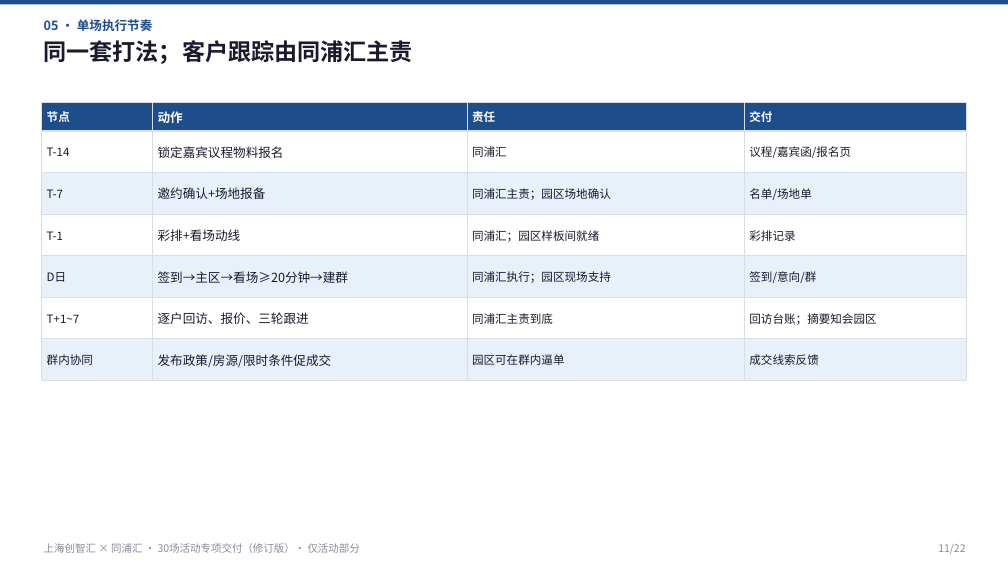
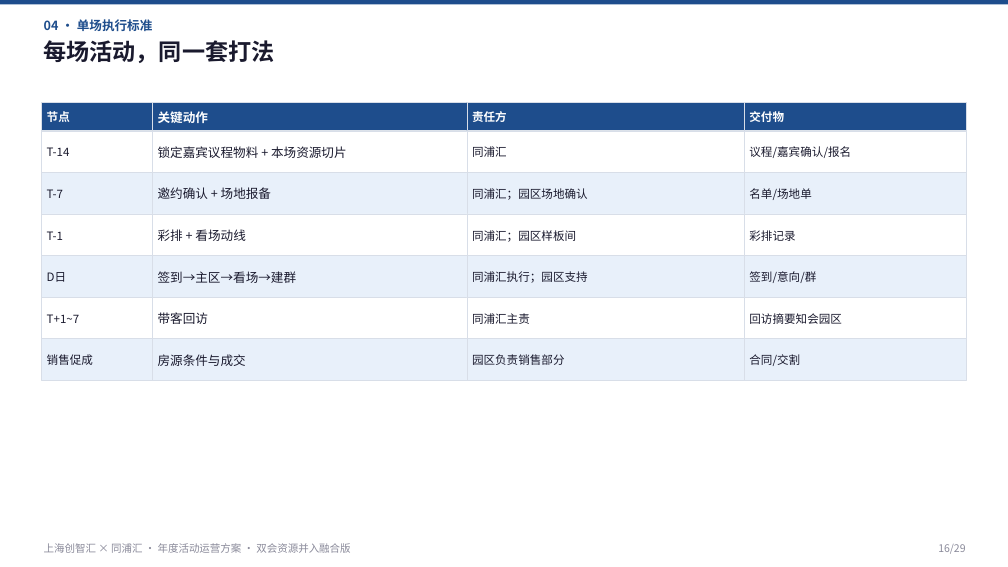
Before and after one commit to hujigang2010-maker/AIDEN, a slide deck: slide 16 of proposal/创智汇年度活动运营方案-融合版.pptx (slide 11 before the commit). Drawn at 1008x567 pixels with LibreOffice and Linux fonts; fonts in the diff are those of the drawing. Boxes give left, top, right and bottom in pixels: in the first picture for what was removed or moved away, otherwise in the second. Text is boxed around its words. In the diff, an @@ line names an element or a change of style, - is before the commit and + after.

```diff
--- a/proposal/创智汇年度活动运营方案-融合版.pptx
+++ b/proposal/创智汇年度活动运营方案-融合版.pptx
@@ text at (44, 19, 153, 31): text changed @@
-05 · 单场执行节奏
+04 · 单场执行标准
@@ text at (44, 40, 275, 63): text changed @@
-同一套打法；客户跟踪由同浦汇主责
+每场活动，同一套打法
@@ text at (158, 111, 208, 123): text changed @@
-动作
+关键动作
@@ text at (472, 111, 507, 122): text changed @@
-责任
+责任方
@@ text at (749, 111, 784, 122): text changed @@
-交付
+交付物
@@ text at (158, 146, 347, 158): text changed @@
-锁定嘉宾议程物料报名
+锁定嘉宾议程物料 + 本场资源切片
@@ text at (749, 146, 851, 158): text changed @@
-议程/嘉宾函/报名页
+议程/嘉宾确认/报名
@@ text at (158, 187, 271, 199): spaces changed @@
-邀约确认+场地报备
+邀约确认 + 场地报备
@@ text at (472, 188, 588, 200): text changed @@
-同浦汇主责；园区场地确认
+同浦汇；园区场地确认
@@ text at (158, 229, 245, 241): spaces changed @@
-彩排+看场动线
+彩排 + 看场动线
@@ text at (472, 230, 576, 242): text changed @@
-同浦汇；园区样板间就绪
+同浦汇；园区样板间
@@ text at (158, 271, 296, 283): text changed @@
-签到→主区→看场≥20分钟→建群
+签到→主区→看场→建群
@@ text at (472, 271, 588, 283): text changed @@
-同浦汇执行；园区现场支持
+同浦汇执行；园区支持
@@ text at (158, 312, 208, 324): text changed @@
-逐户回访、报价、三轮跟进
+带客回访
@@ text at (472, 313, 530, 324): text changed @@
-同浦汇主责到底
+同浦汇主责
@@ text at (749, 313, 842, 324): text changed @@
-回访台账；摘要知会园区
+回访摘要知会园区
@@ text at (47, 354, 93, 365): text changed @@
-群内协同
+销售促成
@@ text at (158, 354, 246, 366): text changed @@
-发布政策/房源/限时条件促成交
+房源条件与成交
@@ text at (472, 354, 565, 365): text changed @@
-园区可在群内逼单
+园区负责销售部分
@@ text at (749, 354, 800, 366): text changed @@
-成交线索反馈
+合同/交割
@@ text at (44, 543, 350, 553): text changed @@
-上海创智汇 × 同浦汇 · 30场活动专项交付（修订版）· 仅活动部分
+上海创智汇 × 同浦汇 · 年度活动运营方案 · 双会资源并入融合版
@@ text at (938, 544, 965, 554): text changed @@
-11/22
+16/29
```
Also in this commit, not shown: 4 other slides changed, 24 slides added, 17 slides removed, 7 other files.
